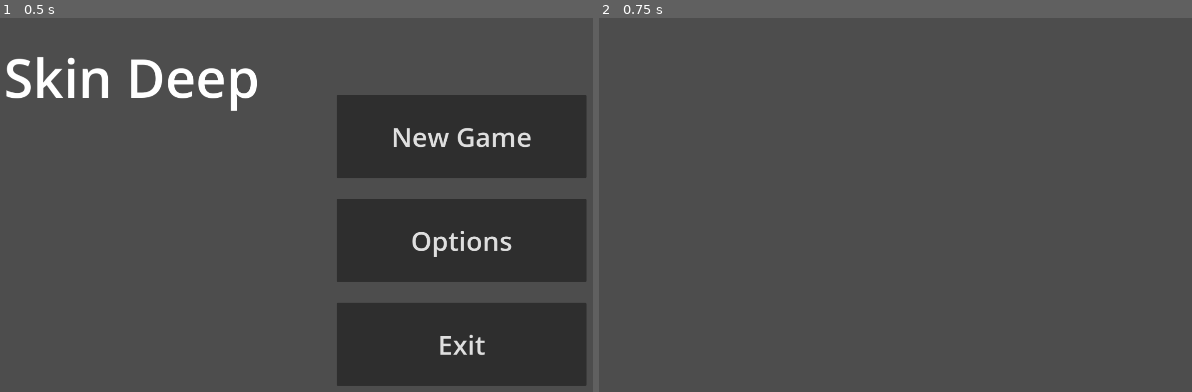
Above: before the commit, frames 1-2 (left to right).
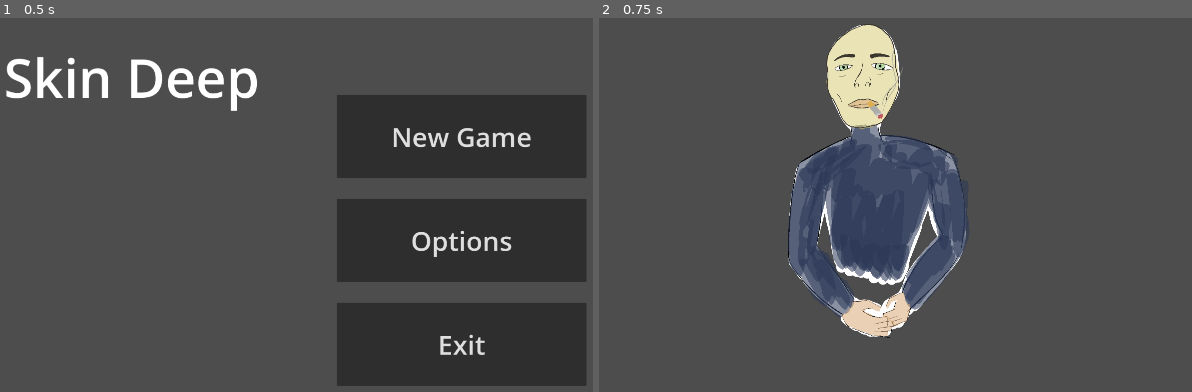
Above: after the commit, the same moments.

Repository: secretly2midgets/SkinDeep_GGJ2024
Game: Godot game, scene res://scenes/menu.tscn
The game is run twice, just before and just after one commit, with the same random seed, the same clock (stepped at 60 frames per second) and the same inputs.
Inputs:
- Up to frame 1 (0.5 s): no input
- Up to frame 2 (0.75 s): click "New Game" at 0.5 s

Frame 1 is identical in both runs. In frame 2, 11% of the frame differs, in the area x 31-63%, y 1-86%.

Commit message:
Made a placeholder romancable character

Diff:
--- a/scenes/game.tscn
+++ b/scenes/game.tscn
@@ -1,6 +1,12 @@
-[gd_scene load_steps=2 format=3 uid="uid://bve2qle6i537q"]
+[gd_scene load_steps=4 format=3 uid="uid://bve2qle6i537q"]
 
 [ext_resource type="Script" path="res://scenes/game.gd" id="1_m2uj6"]
+[ext_resource type="PackedScene" uid="uid://dh4kyu5yefx4n" path="res://scenes/romantic_partner.tscn" id="2_je76l"]
+[ext_resource type="PackedScene" uid="uid://rqeq3lnrrb8s" path="res://scenes/level.tscn" id="3_l68vo"]
 
 [node name="Game" type="Node2D"]
 script = ExtResource("1_m2uj6")
+
+[node name="RomanticPartner" parent="." instance=ExtResource("2_je76l")]
+
+[node name="Level" parent="." instance=ExtResource("3_l68vo")]
--- a/scenes/menu.gd
+++ b/scenes/menu.gd
@@ -6,7 +6,6 @@
 # Called when the node enters the scene tree for the first time.
 func _ready():
 	pass # Replace with function body.
-
 
 # Called every frame. 'delta' is the elapsed time since the previous frame.
 func _process(delta):
--- a/scenes/romantic_partner.tscn
+++ b/scenes/romantic_partner.tscn
@@ -1,14 +1,15 @@
 [gd_scene load_steps=3 format=3 uid="uid://dh4kyu5yefx4n"]
 
 [ext_resource type="Script" path="res://scenes/romantic_partner.gd" id="1_l68dv"]
-[ext_resource type="Texture2D" uid="uid://by81cue5j5d7k" path="res://icon.svg" id="2_dxp6s"]
+[ext_resource type="Texture2D" uid="uid://dd7spdk31ankj" path="res://resources/sprites/basic_guy.png" id="2_eeqtv"]
 
 [node name="RomanticPartner" type="Node2D"]
-position = Vector2(932, 485)
+position = Vector2(1012, 638)
 script = ExtResource("1_l68dv")
 metadata/_edit_group_ = true
 
 [node name="Sprite2D" type="Sprite2D" parent="."]
-texture = ExtResource("2_dxp6s")
+scale = Vector2(0.5, 0.5)
+texture = ExtResource("2_eeqtv")
 
 [node name="AudioStreamPlayer2D" type="AudioStreamPlayer2D" parent="."]
Binary file added: resources/sprites/basic_guy.png
Not shown, added: resources/sprites/basic_guy.png.import
